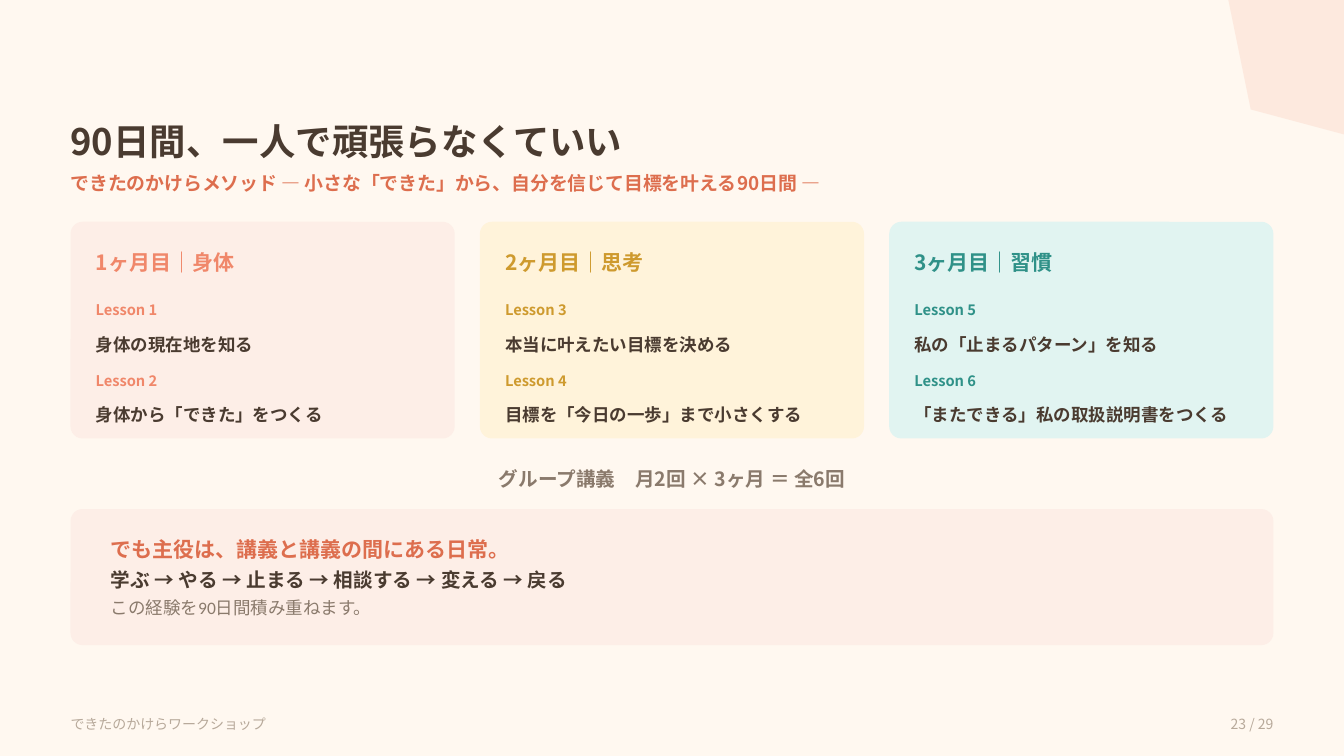
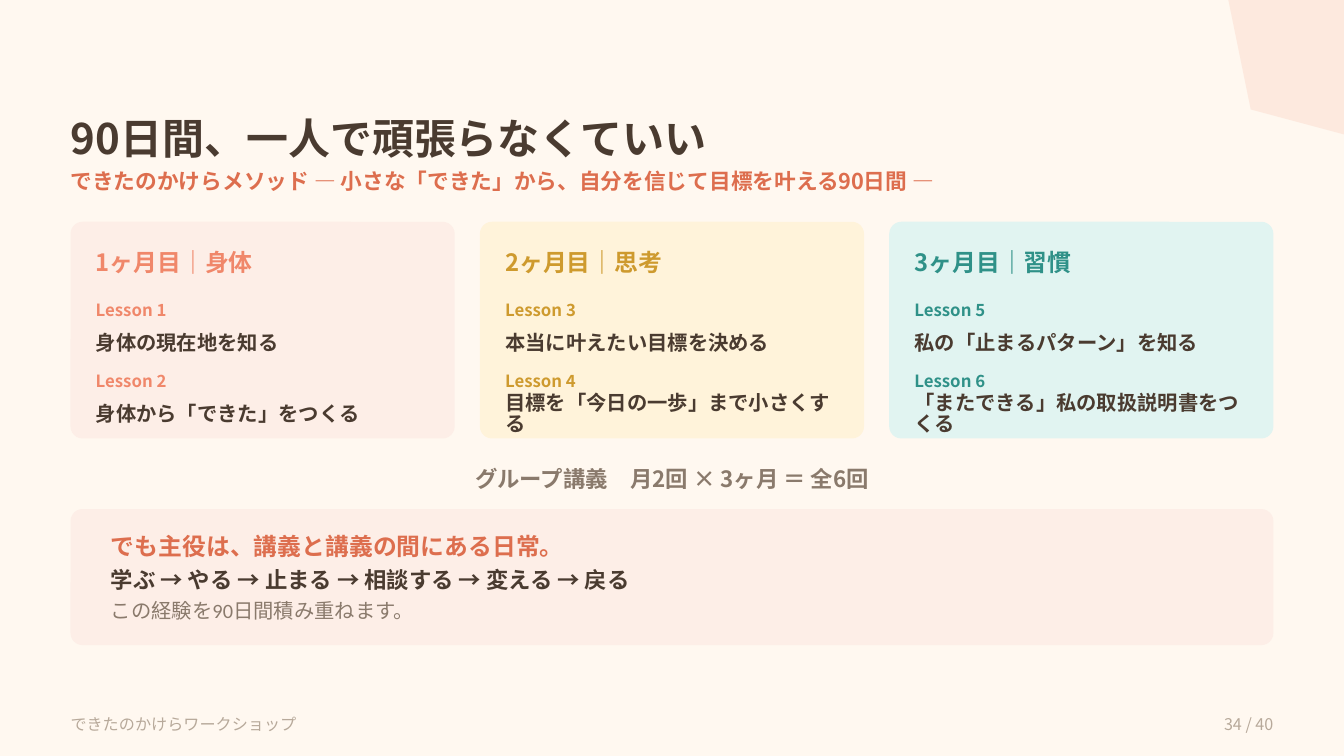
Before and after one commit to shiori0823/dekitanokakera-LM, a slide deck: slide 34 of workshop/dist/dekitanokakera-workshop.pptx (slide 23 before the commit). Drawn at 1344x756 pixels with LibreOffice and Linux fonts; fonts in the diff are those of the drawing. Boxes give left, top, right and bottom in pixels: in the first picture for what was removed or moved away, otherwise in the second. Text is boxed around its words. In the diff, an @@ line names an element or a change of style, - is before the commit and + after.

```diff
--- a/workshop/dist/dekitanokakera-workshop.pptx
+++ b/workshop/dist/dekitanokakera-workshop.pptx
@@ text "90日間、一人で頑張らなくていい" at (71, 118, 707, 158): size 26 to 30 pt @@
@@ text "できたのかけらメソッド ― 小さな「できた」から、自分を信じて目標を叶える90日間 ―" at (71, 170, 908, 191): size 13.5 to 15.5 pt @@
@@ size 15 to 17 pt in 3 elements at (96, 250, 253, 274), (505, 250, 662, 274), (914, 250, 1071, 274) @@
@@ size 10.5 to 12 pt in 6 elements at (96, 303, 167, 316), (96, 374, 167, 387), (505, 303, 576, 316), (505, 374, 576, 387), (914, 303, 985, 316), (914, 374, 985, 387) @@
@@ size 12.5 to 14.5 pt in 6 elements at (96, 332, 279, 352), (96, 403, 360, 423), (505, 332, 769, 352), (505, 392, 830, 432), (914, 332, 1198, 352), (914, 392, 1239, 433) @@
@@ text "グループ講義 月2回 × 3ヶ月 ＝ ..." at (475, 468, 869, 489): size 14 to 16 pt @@
@@ text "でも主役は、講義と講義の間にある日常。" at (111, 535, 630, 620): size 15 to 17 pt in "でも主役は、講義と講義の間にある日常。"; size 14 to 16 pt in "学ぶ → やる → 止まる → 相談する ..."; size 12.5 to 14.5 pt in "この経験を90日間積み重ねます。" @@
@@ text "できたのかけらワークショップ" at (71, 717, 297, 731): size 10 to 11.5 pt @@
@@ text at (1224, 718, 1273, 730): text changed; size 10 to 11.5 pt @@
-23 / 29
+34 / 40
```
Also in this commit, not shown: 28 other slides changed, 11 slides added, 3 other files.
